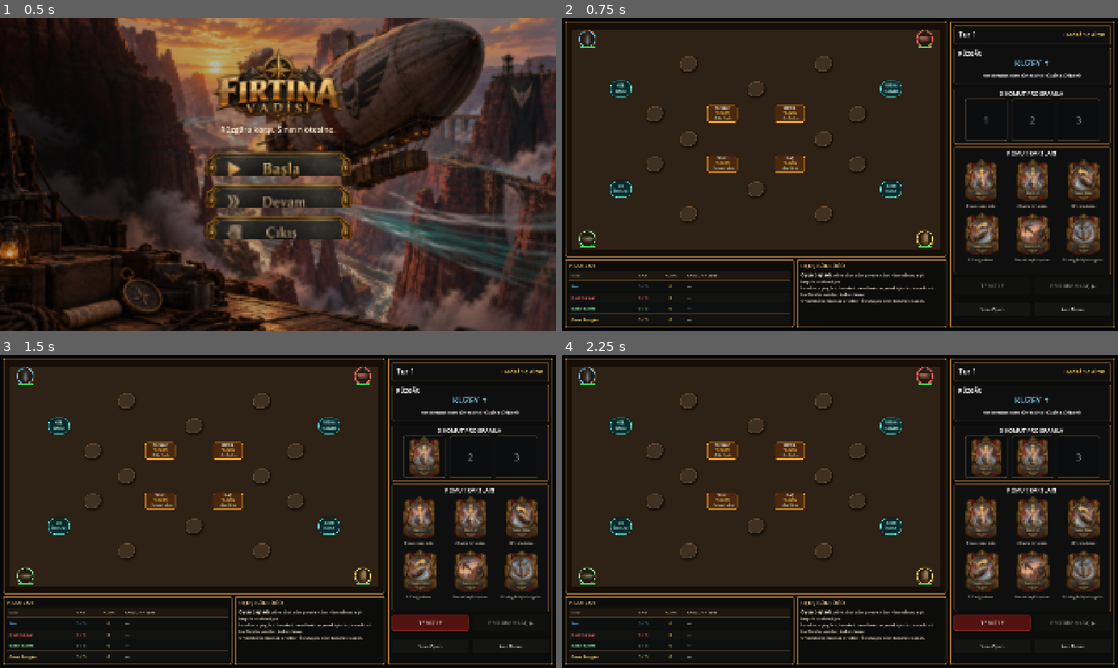
Above: before the commit, frames 1-4 (two rows, left to right).
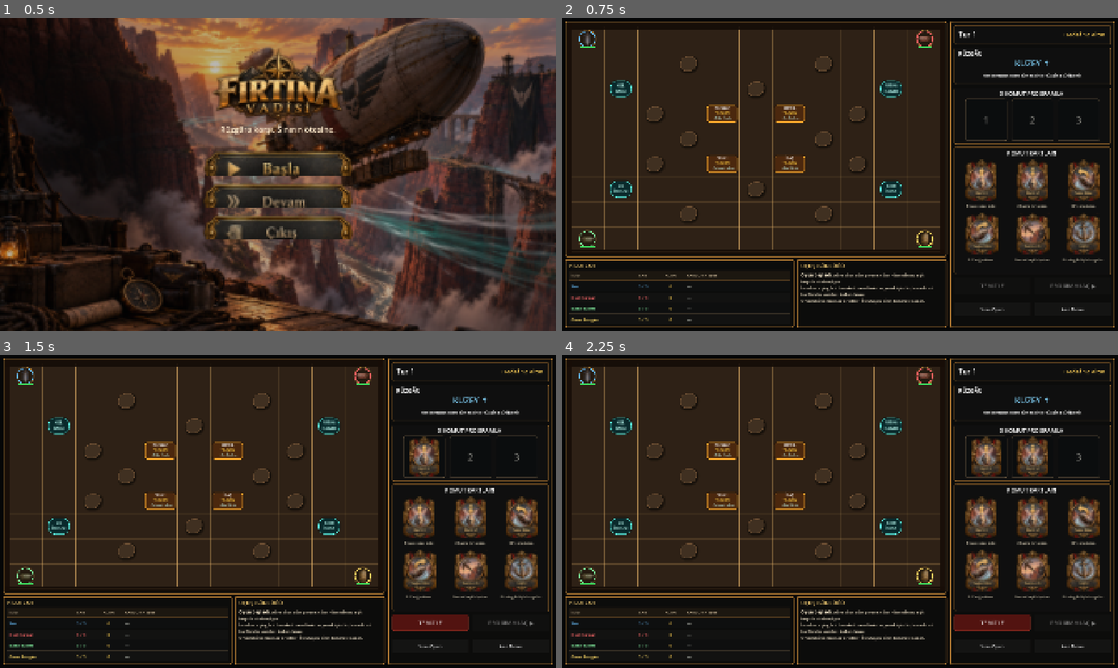
Above: after the commit, the same moments.

Repository: SerkanAydin06/Firtina-Vadisi
Game: Godot game, scene res://scenes/main.tscn
The game is run twice, just before and just after one commit, with the same random seed, the same clock (stepped at 60 frames per second) and the same inputs.
Inputs (mouse positions are in pixels of both pictures, inside the frame that each line leads up to):
- Up to frame 1 (0.5 s): no input
- Up to frame 2 (0.75 s): click (840, 161) at 0.5 s
- Up to frame 3 (1.5 s): click (417, 517) at 1.25 s
- Up to frame 4 (2.25 s): click (1034, 517) at 2 s

Frame 1 is identical in both runs. In frame 2, 1.7% of the frame differs, in the area x 1-68%, y 3-74%; in frame 3, 1.7%; in frame 4, 1.7%.

Commit message:
Board arkaplanını grid çizgilerinin arkasına al

Diff:
--- a/scripts/board_topdown.gd
+++ b/scripts/board_topdown.gd
@@ -38,6 +38,7 @@
 var pad_nodes: Array[Panel] = []
 
 func _ready() -> void:
+	$ArenaBackground.show_behind_parent = true
 	_cache_scene_nodes()
 	_cache_ship_tokens()
 	if Engine.is_editor_hint() and show_editor_preview:
